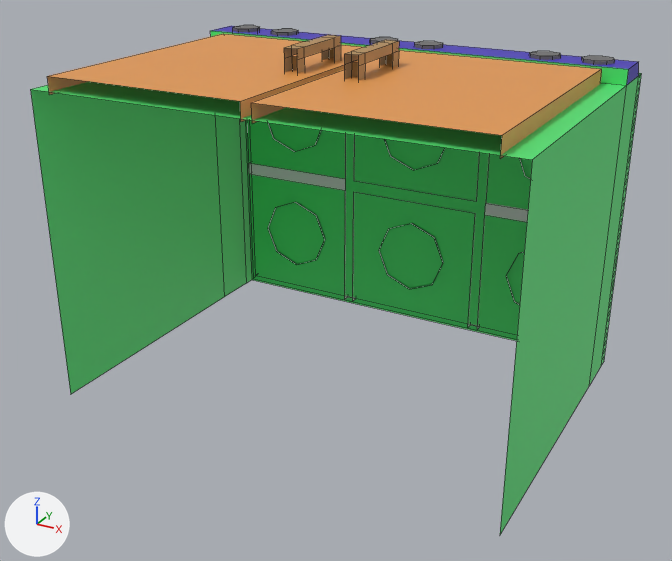
Before and after pictures for a commit that changed the FBX model Assets/Mesh/propsMaison_gaziniere.fbx.
Rendered twice from a 50 mm lens placed at (18.32, -8.26, 11.24), pointed at (13.28, 0.9, 6.66). The axes (+X, +Y, +Z) are drawn at lower left. The lights are the same throughout. Mesh edges are drawn as thin lines. Vertices at the same position are counted once.

Names of what the first picture shows: 'gaziniere'.
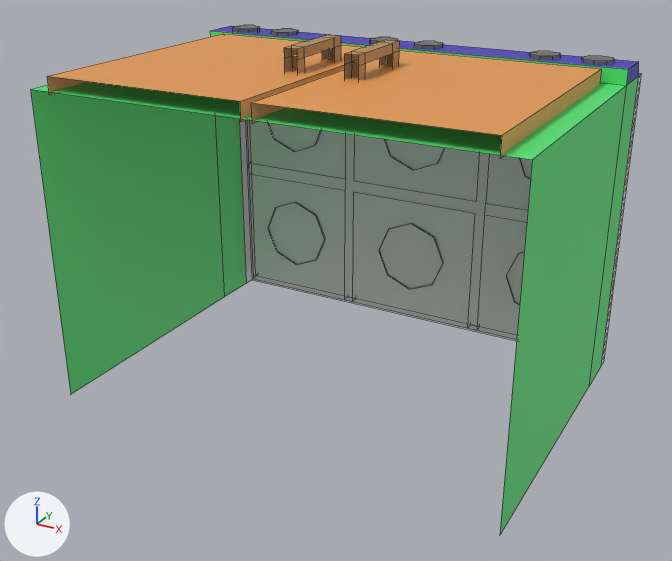
The newer file is also rescaled (x0.5), turned or shifted as a whole; pictures and numbers use the older file's frame.

Pixel boxes (x1, y1, x2, y2) of what changed, in the pictures (672 x 561 px):
part 1 of me_cube_008, recoloured (green to white)
    both: (249, 73, 641, 335)
part 2 of me_cube_008, recoloured (green to white)
    both: (239, 119, 257, 283)
part 3 of me_cube_008, recoloured (green to white)
    both: (601, 73, 642, 365)
part 4 of me_cube_008, recoloured (green to white)
    both: (252, 276, 517, 341)

Diff of the bpy script that builds the scene:
```diff
--- a/Assets/Mesh/propsMaison_gaziniere.fbx.py
+++ b/Assets/Mesh/propsMaison_gaziniere.fbx.py
@@ mat_material_017 @@
+mat_material_017 = principled_material('Material.017')
+mat_material_017.base_color = (0.8, 0.8, 0.8)  # white #e7e7e7
@@ me_cube_008 @@
 me_cube_008.from_pydata(...)  # 332 vertices, 203 faces; spans x 0.0..5.72, y 0.0..4.17, z -3.89..0.44
 # used by ob_gaziniere; location = (10.4, -0.87, 9.04)
+# me_cube_008 part 1: all 5 faces centred in x 2.86, y 4.0..4.17, z -1.94..0.0 switch from mat_material_009 (green #4fe774) to mat_material_017 (white #e7e7e7)
+# me_cube_008 part 2: all 4 faces centred in x 0.0..0.18, y 4.08..4.17, z -1.94 switch from mat_material_009 (green #4fe774) to mat_material_017 (white #e7e7e7)
+# me_cube_008 part 3: all 4 faces centred in x 5.54..5.72, y 4.08..4.17, z -1.94 switch from mat_material_009 (green #4fe774) to mat_material_017 (white #e7e7e7)
+# me_cube_008 part 4: all 3 faces centred in x 2.86, y 4.08..4.17, z -3.88..-3.71 switch from mat_material_009 (green #4fe774) to mat_material_017 (white #e7e7e7)
 me_cube_008.materials.append(mat_material_010)
```
